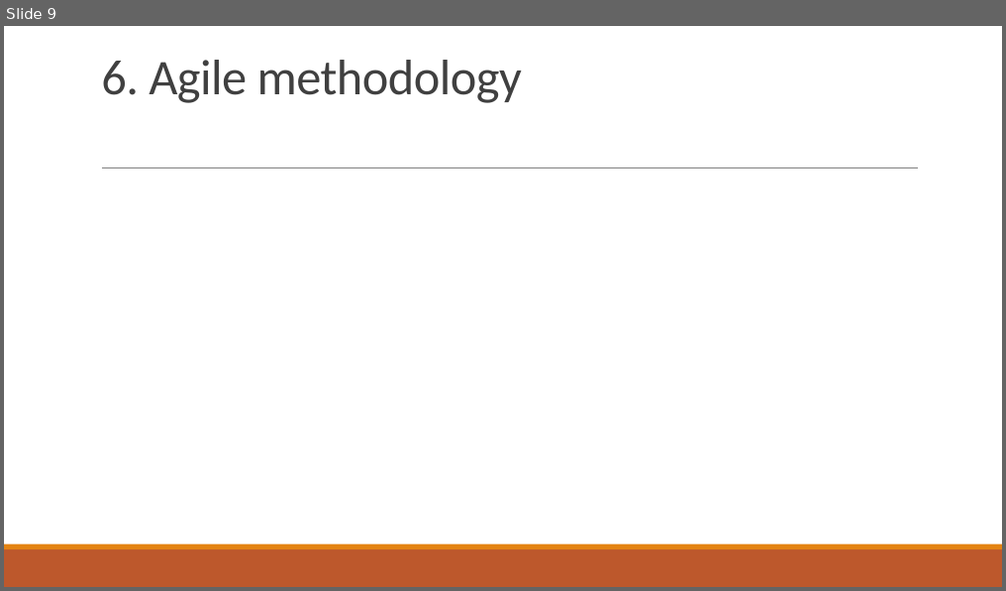
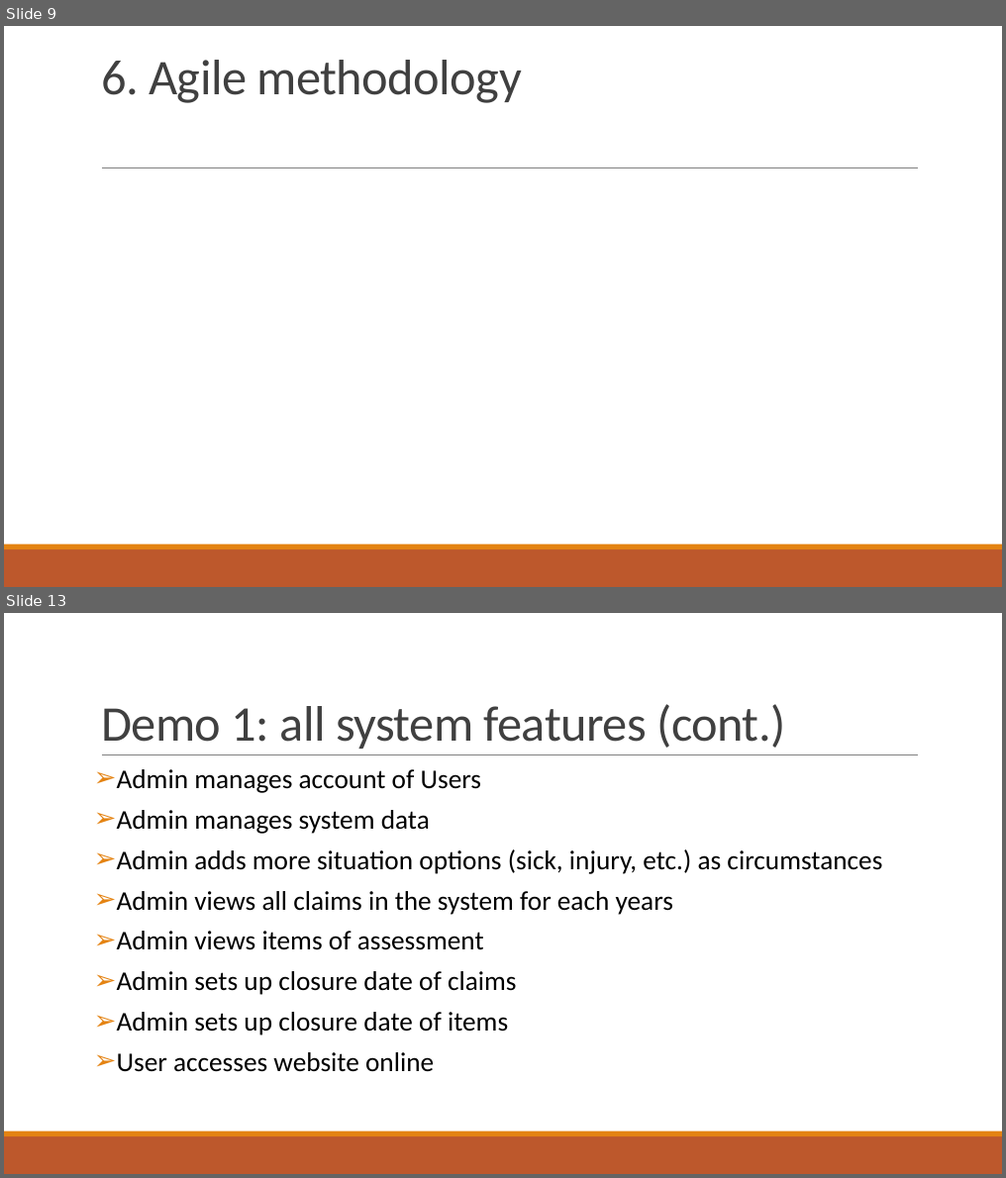
Before and after one commit to kaka-develop/ec-management, a slide deck: documents/Presentation.pptx. Shown one above the other, each under a label of ours: slide 9 before the commit, slides 9 and 13 after it; the slides between them are not shown. The pictures are 1006x591 and 1006x1178 pixels, drawn with LibreOffice and Linux fonts; fonts in the diff are those of the drawing. Boxes give left, top, right and bottom in pixels: in the first picture for what was removed or moved away, otherwise in the second. Text is boxed around its words. In the diff, an @@ line names an element or a change of style, - is before the commit and + after.

Commit message:
add Demo plan (1,2,3,4,5) for presentation

```diff
--- a/documents/Presentation.pptx
+++ b/documents/Presentation.pptx
@@ slide 13 added at (x1=4, y1=613, x2=1002, y2=1174), background #FFFFFF; not listed: 3 template elements that a slide beside it also shows @@
@@ title added at (x1=101, y1=704, x2=785, y2=749), 48 pt, text #404040 @@
+Demo 1: all system features (cont.)
@@ text added at (x1=117, y1=769, x2=882, y2=1072), 26 pt, text #000000 @@
+➢ Admin manages account of Users
+➢ Admin manages system data
+➢ Admin adds more situation options (sick, injury, etc.) as circumstances
+➢ Admin views all claims in the system for each years
+➢ Admin views items of assessment
+➢ Admin sets up closure date of claims
+➢ Admin sets up closure date of items
+➢ User accesses website online
```
Also in this commit, not shown: 2 slides changed, 7 other slides added, 1 slide removed, 5 other files.
